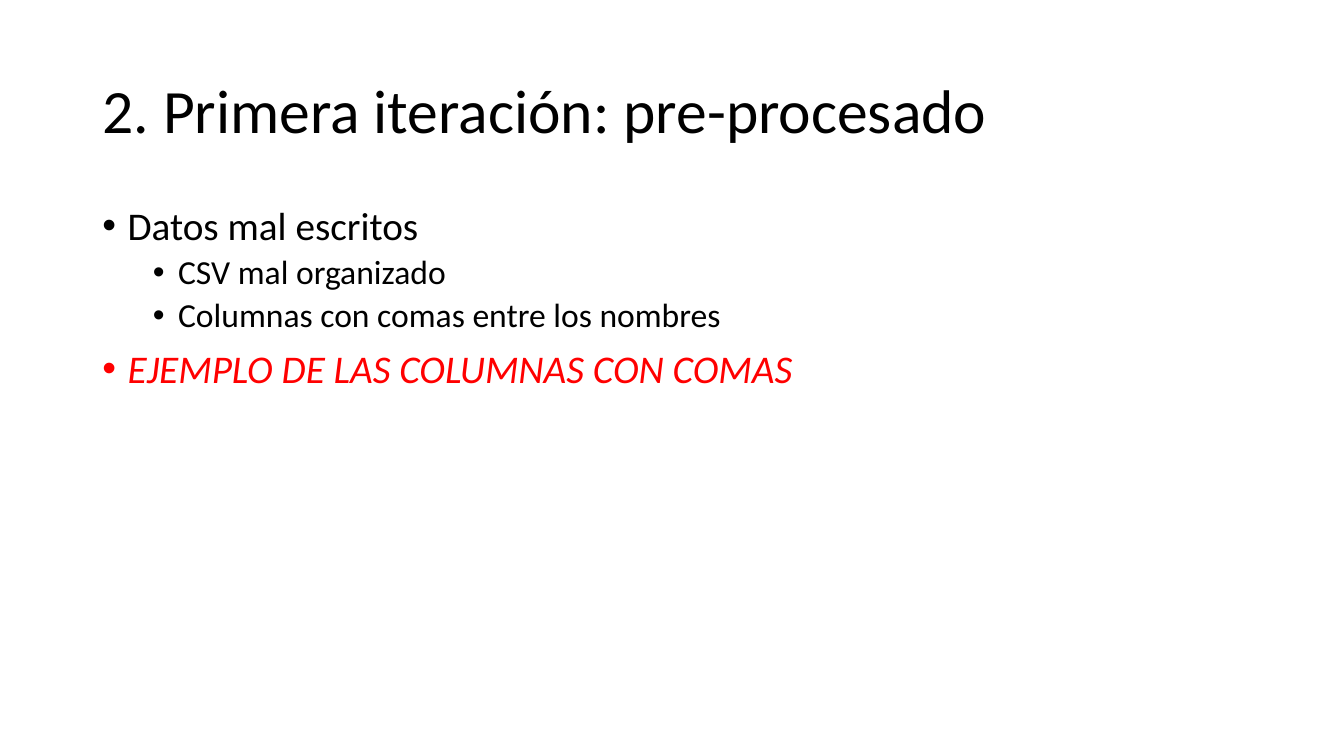
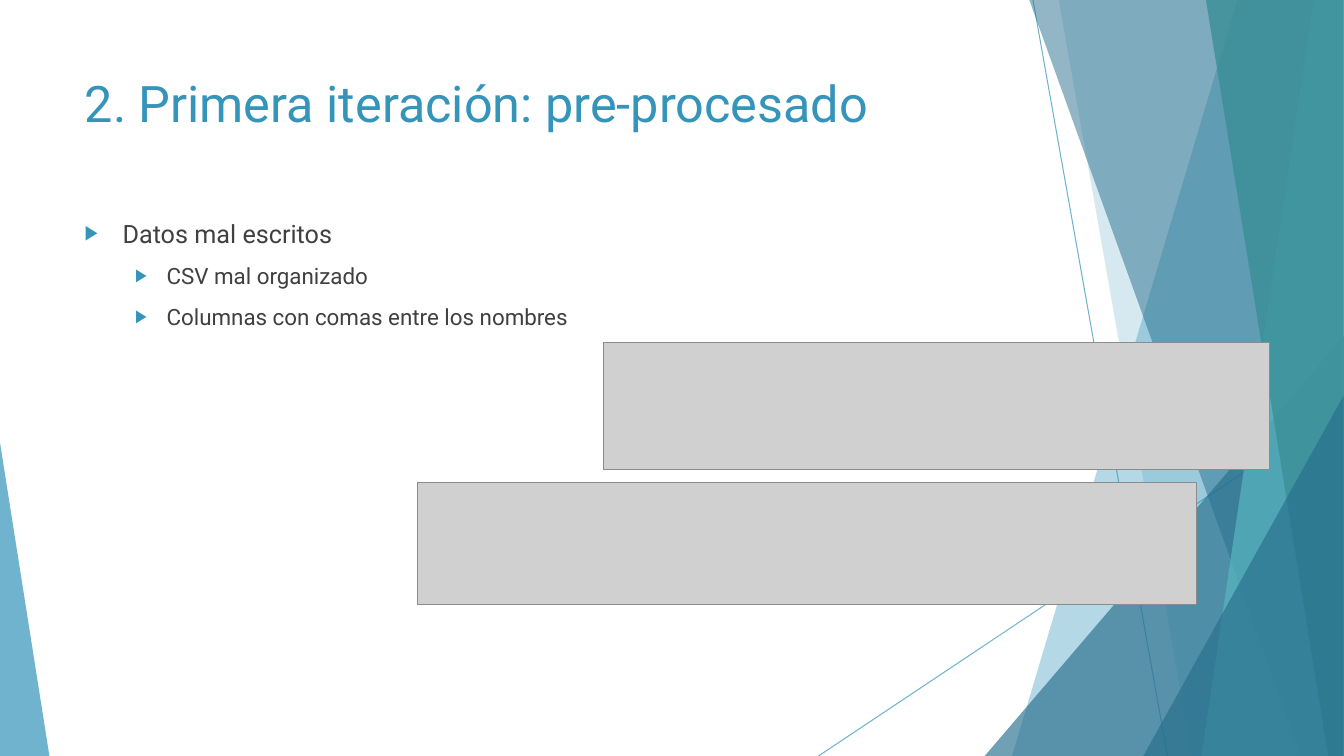
Before and after one commit to Geadalu/DataMiningHealth, a slide deck: slide 12 of Presentación DataMiningHealth.pptx (slide 11 before the commit). Drawn at 1344x756 pixels with LibreOffice and Linux fonts; fonts in the diff are those of the drawing; grey boxes stand for pictures. Boxes give left, top, right and bottom in pixels: in the first picture for what was removed or moved away, otherwise in the second. Text is boxed around its words. In the diff, an @@ line names an element or a change of style, - is before the commit and + after.

```diff
--- a/Presentación DataMiningHealth.pptx
+++ b/Presentación DataMiningHealth.pptx
@@ title "2. Primera iteración: pre-procesado": place and size @@
-title "2. Primera iteración: pre-procesado" at (102, 90, 987, 143)
+title "2. Primera iteración: pre-procesado" at (85, 84, 868, 133)
@@ title "2. Primera iteración: pre-procesado" at (85, 84, 868, 133): size 44 to 36 pt, font Calibri to Roboto, text colour #000000 to #3494BA; line spacing 0.9 to 1; vertical alignment middle to top @@
@@ text "Datos mal escritos": place and size @@
-text "Datos mal escritos" at (128, 212, 793, 384)
+text "Datos mal escritos" at (123, 224, 568, 325)
@@ text "Datos mal escritos" at (123, 224, 568, 325): size 28 to 18 pt in "Datos mal escritos"; font Calibri to Roboto, text colour #000000 to #404040; size 24 to 16 pt in "CSV mal organizado", "Columnas con comas entre los nombres"; bullet • to ▶; line spacing 0.9 to 1; more space between paragraphs @@
@@ text at (128, 357, 793, 384): paragraph removed @@
-• EJEMPLO DE LAS COLUMNAS CON COMAS
@@ picture added at (604, 343, 1269, 470) @@
@@ group added at (0, 0, 1344, 756): 5 freeform shapes, 3 triangles, 2 lines @@
@@ picture added at (417, 482, 1197, 604) @@
```
Also in this commit, not shown: 14 other slides changed, 5 slides added, 2 other files.
